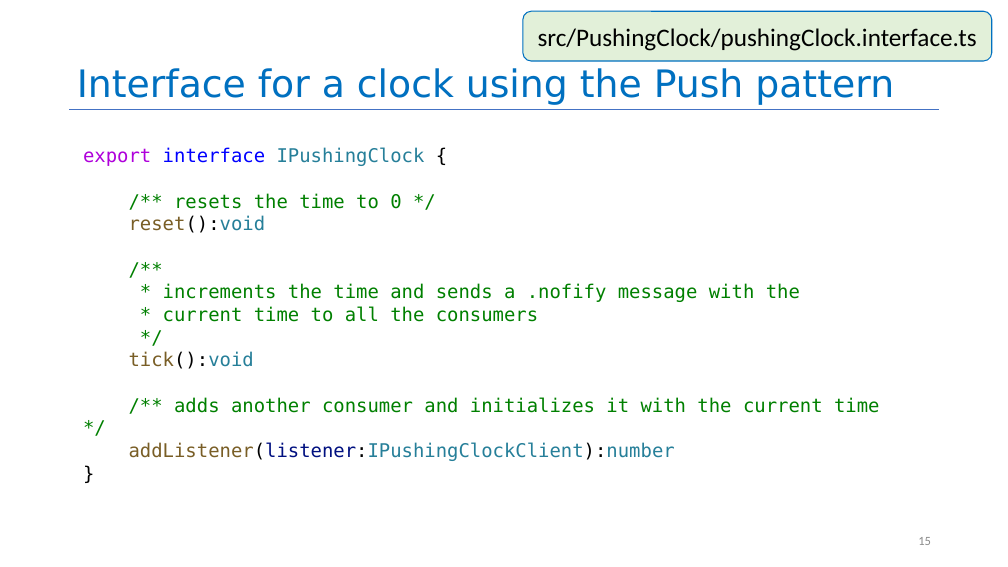
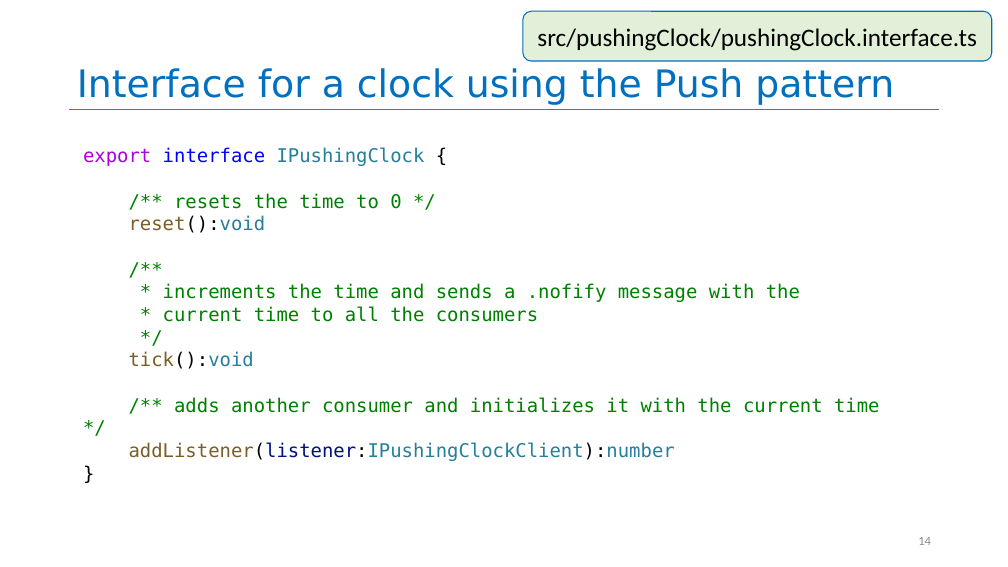
Before and after one commit to yashburshe/CS4530-Fall-2025, a slide deck: slide 14 of Slides/Module 05 Interaction-Level Design Patterns.pptx (slide 15 before the commit). Drawn at 1008x567 pixels with LibreOffice and Linux fonts; fonts in the diff are those of the drawing. Boxes give left, top, right and bottom in pixels: in the first picture for what was removed or moved away, otherwise in the second. Text is boxed around its words. In the diff, an @@ line names an element or a change of style, - is before the commit and + after.

Commit message:
tweaked m5 slides

```diff
--- a/Slides/Module 05 Interaction-Level Design Patterns.pptx
+++ b/Slides/Module 05 Interaction-Level Design Patterns.pptx
@@ text in rounded rectangle at (537, 28, 976, 51): text changed @@
-src/PushingClock/pushingClock.interface.ts
+src/pushingClock/pushingClock.interface.ts
@@ page number at (918, 537, 931, 545): text changed @@
-15
+14
```
Also in this commit, not shown: 2 other slides changed, 1 slide removed.
